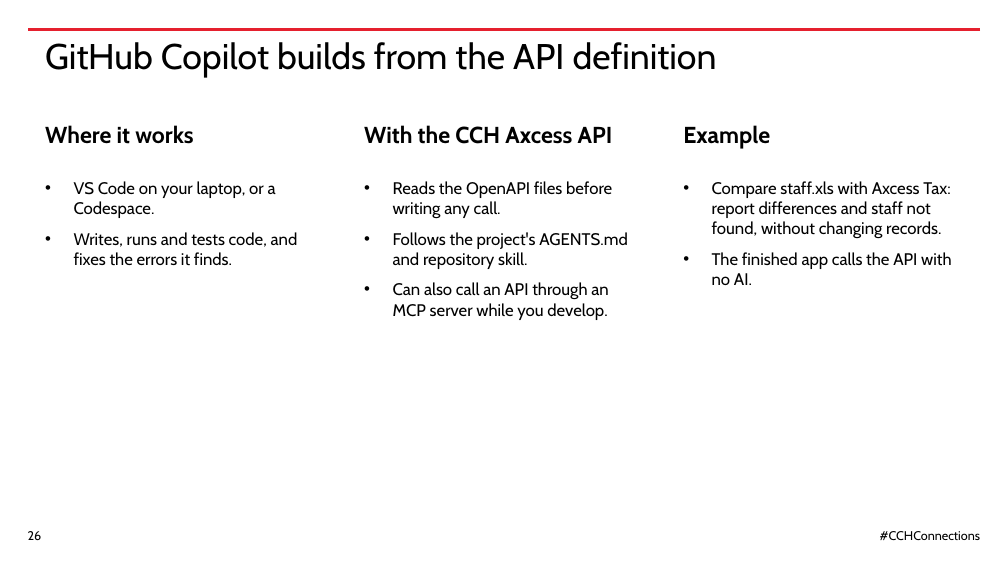
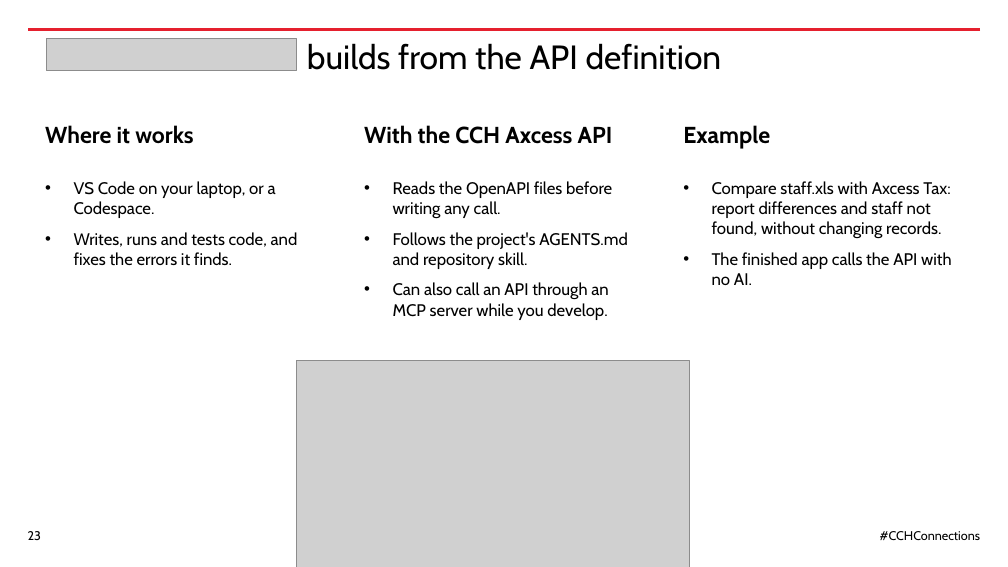
Before and after one commit to nathandyck/wk-tax-api, a slide deck: slide 23 of presentation/CCH-Connections-2026-WK-template.pptx (slide 26 before the commit). Drawn at 1008x567 pixels with LibreOffice and Linux fonts; fonts in the diff are those of the drawing; grey boxes stand for pictures. Boxes give left, top, right and bottom in pixels: in the first picture for what was removed or moved away, otherwise in the second. Text is boxed around its words. In the diff, an @@ line names an element or a change of style, - is before the commit and + after.

```diff
--- a/presentation/CCH-Connections-2026-WK-template.pptx
+++ b/presentation/CCH-Connections-2026-WK-template.pptx
@@ picture added at box(46, 39, 296, 71) @@
@@ title at box(307, 43, 722, 70): text changed; size 34 to 32 pt @@
-GitHub Copilot builds from the API definition
+builds from the API definition
@@ picture added at box(296, 361, 689, 567) @@
@@ page number at box(28, 531, 41, 540): text changed @@
-26
+23
```
Also in this commit, not shown: 4 other slides changed, 10 slides added, 13 slides removed.
